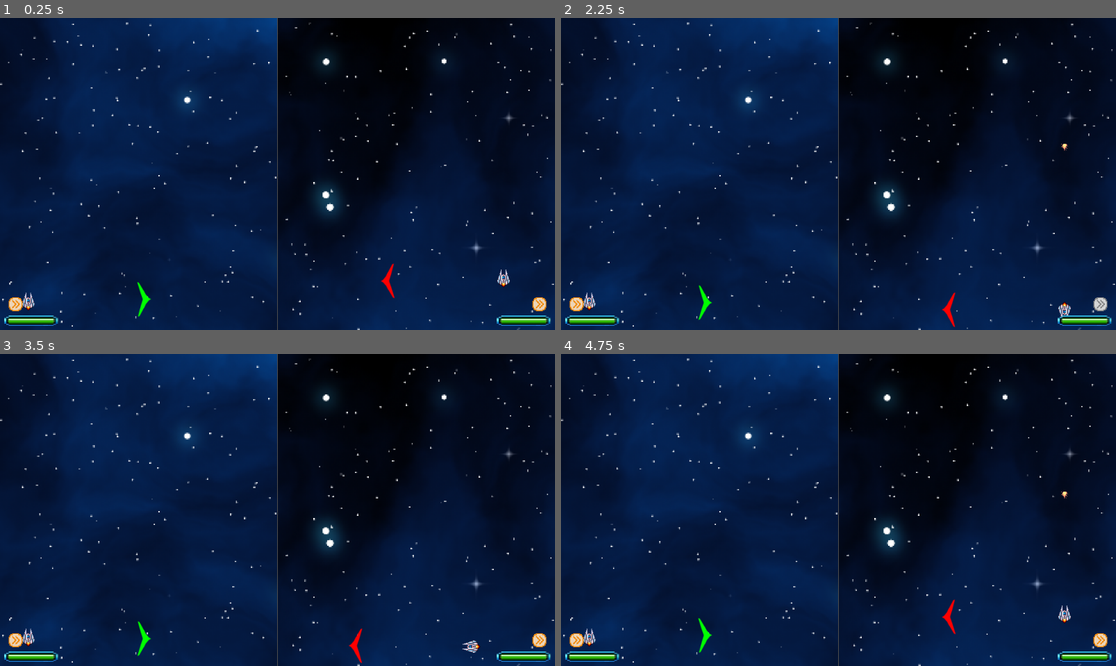
Above: before the commit, frames 1-4 (two rows, left to right).
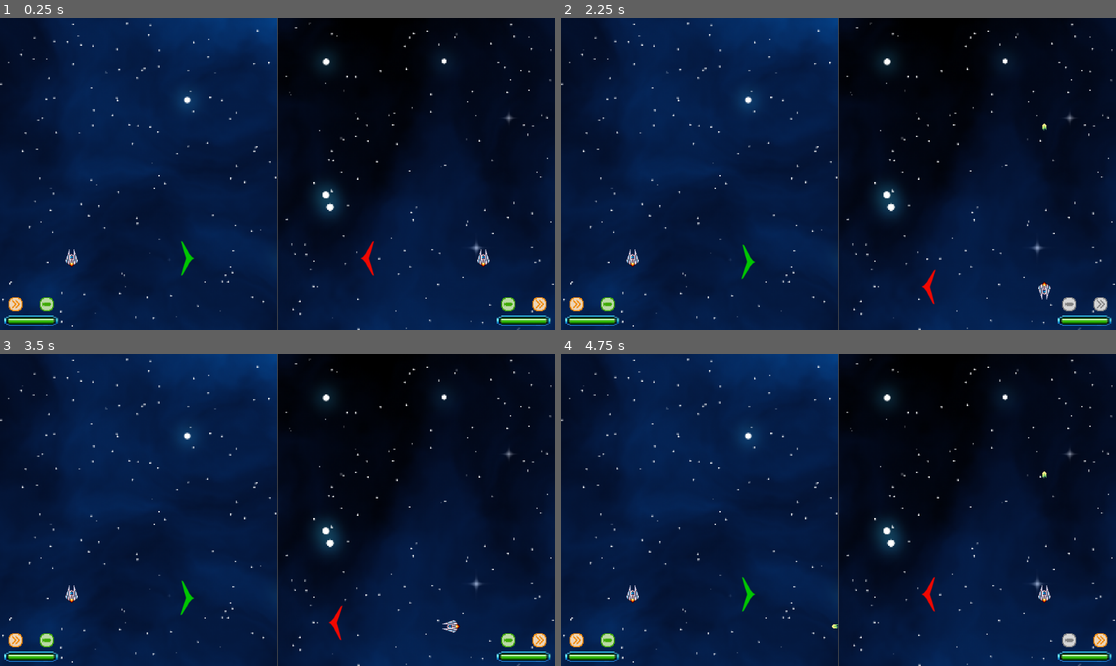
Above: after the commit, the same moments.

Repository: Draze999/Asteroiduel
Game: Godot game, scene res://splitscreen_camera.tscn
The game is run twice, just before and just after one commit, with the same random seed, the same clock (stepped at 60 frames per second) and the same inputs.
Inputs:
- Up to frame 1 (0.25 s): no input
- Up to frame 2 (2.25 s): tap Enter at 0.5 s; hold Space (ShootP2) 0.53-1.28 s; tap Ctrl (DashP2) at 1.35 s; tap Space (ShootP2) at 1.55 s; hold Space (ShootP2) from 2.03 s (still down); tap Down (MoveDownP2) at 2.1 s
- Up to frame 3 (3.5 s): tap Enter at 2.75 s; release Space (ShootP2) at 2.78 s; tap Left (MoveLeftP2) at 2.85 s; tap Space (ShootP2) at 3.05 s
- Up to frame 4 (4.75 s): hold Space (ShootP2) 3.53-4.28 s; tap Right (MoveRightP2) at 3.6 s; tap Up (MoveUpP2) at 4.35 s; tap Space (ShootP2) at 4.55 s

The runs differ from the first frame. In frame 1, 0.9% of the frame differs, in the area x 4-93%, y 71-96%; in frame 2, 0.9%; in frame 3, 0.9%; in frame 4, 0.9%, in the area x 4-93%, y 37-96%.

Commit message:
Added more recognition to ammo, limited shootrate and added collision to lose health

Diff:
--- a/HpBar1.gd
+++ b/HpBar1.gd
@@ -9,10 +9,13 @@
 
 var DashOn = load("res://Assets/DashButton.png")
 var DashOff = load("res://Assets/DashButtonOff.png")
+var ShootOn = load("res://Assets/Ammo.png")
+var ShootOff = load("res://Assets/AmmoOff.png")
 
 @onready var Player = get_node("../../HBoxContainer/SubViewPortP1/SubViewport/Level/Player1")
 
 @onready var ButtonDash = get_node("../CanDash1")
+@onready var ButtonShoot = get_node("../CanShoot1")
 
 # Called when the node enters the scene tree for the first time.
 func _ready():
@@ -35,3 +38,7 @@
 		ButtonDash.texture = DashOn
 	else:
 		ButtonDash.texture = DashOff
+	if (Player.canShoot == true):
+		ButtonShoot.texture = ShootOn
+	else:
+		ButtonShoot.texture = ShootOff
--- a/HpBar2.gd
+++ b/HpBar2.gd
@@ -9,10 +9,14 @@
 
 var DashOn = load("res://Assets/DashButton.png")
 var DashOff = load("res://Assets/DashButtonOff.png")
+var ShootOn = load("res://Assets/Ammo.png")
+var ShootOff = load("res://Assets/AmmoOff.png")
 
 @onready var Player = get_node("../../HBoxContainer/SubViewPortP1/SubViewport/Level/Player2")
 
 @onready var ButtonDash = get_node("../CanDash2")
+@onready var ButtonShoot = get_node("../CanShoot2")
+
 # Called when the node enters the scene tree for the first time.
 func _ready():
 	pass
@@ -34,3 +38,7 @@
 		ButtonDash.texture = DashOn
 	else:
 		ButtonDash.texture = DashOff
+	if (Player.canShoot == true):
+		ButtonShoot.texture = ShootOn
+	else:
+		ButtonShoot.texture = ShootOff
--- a/Main.tscn
+++ b/Main.tscn
@@ -130,5 +130,7 @@
 layer_0/tile_data = PackedInt32Array(-196617, 0, 2, -131081, 0, 2, 589815, 0, 2, 524279, 0, 2, 589816, 0, 2, 589817, 0, …(889 unchanged characters)…
 
 [node name="Player1" parent="." instance=ExtResource("2_4tevs")]
+position = Vector2(-900, 900)
 
 [node name="Player2" parent="." instance=ExtResource("3_bt7nt")]
+position = Vector2(900, 900)
--- a/bullet.gd
+++ b/bullet.gd
@@ -2,18 +2,30 @@
 
 const speed = 75000.0
 var timer = 3
+var ownerplayer:int
+var Bullet = load("res://Assets/bullet.png")
+@onready var bulletnode = get_node("./Sprite2D")
 
-func initi(dir:Vector2, delta):
+func initi(dir:Vector2, delta, player):
 	linear_velocity = speed * dir * delta
+	ownerplayer = player
+	if (player == 2):
+		set_collision_layer_value(4, false)
+		set_collision_layer_value(5, true)
+		set_collision_mask_value(3, false)
+		set_collision_mask_value(2, true)
+	else:
+		var newTexture = AtlasTexture.new()
+		newTexture.set_atlas(Bullet)
+		newTexture.region = Rect2(418,5,12,7)
+		bulletnode.texture = (newTexture)
 
 func _process(delta):
 	if (timer <= 0):
 		queue_free()
 	if (abs(linear_velocity.x) + abs(linear_velocity.y) < 25):
 		timer -= delta
-	if not(position.x < 3000 and position.x > -1000):
+	if not(position.x < 3000 and position.x > -1500):
 		queue_free()
-	if not(position.y < 3000 and position.y > -1000):
+	if not(position.y < 3000 and position.y > -1500):
 		queue_free()
-func _on_body_entered(body):
-	print("Poulet") # Replace with function body.
--- a/bullet.tscn
+++ b/bullet.tscn
@@ -1,11 +1,12 @@
-[gd_scene load_steps=9 format=3 uid="uid://d3v8occtflcc7"]
+[gd_scene load_steps=10 format=3 uid="uid://d3v8occtflcc7"]
 
 [ext_resource type="Texture2D" uid="uid://bo3b4katd7m5f" path="res://Assets/bullet.png" id="1_qjpss"]
 [ext_resource type="Script" path="res://bullet.gd" id="1_qviq5"]
+[ext_resource type="Texture2D" uid="uid://sjlban2qdfks" path="res://Assets/bulletgreen.png" id="2_gmpq3"]
 
 [sub_resource type="AtlasTexture" id="AtlasTexture_6wx3b"]
-atlas = ExtResource("1_qjpss")
-region = Rect2(132, 34, 12, 11)
+atlas = ExtResource("2_gmpq3")
+region = Rect2(418, 5, 12, 7)
 
 [sub_resource type="AtlasTexture" id="AtlasTexture_f6w4j"]
 atlas = ExtResource("1_qjpss")
@@ -37,11 +38,11 @@
 }]
 
 [sub_resource type="RectangleShape2D" id="RectangleShape2D_qsj24"]
-size = Vector2(12, 11)
+size = Vector2(12, 7)
 
 [node name="RigidBody2D" type="RigidBody2D"]
-collision_layer = 2
-collision_mask = 0
+collision_layer = 8
+collision_mask = 4
 script = ExtResource("1_qviq5")
 
 [node name="Sprite2D" type="Sprite2D" parent="."]
@@ -49,6 +50,7 @@
 texture = SubResource("AtlasTexture_6wx3b")
 
 [node name="AnimatedSprite2D" type="AnimatedSprite2D" parent="."]
+visible = false
 sprite_frames = SubResource("SpriteFrames_ekc3d")
 animation = &"bullet"
 frame_progress = 0.711263
--- a/player_1.gd
+++ b/player_1.gd
@@ -16,7 +16,9 @@
 @export var MaxDashResetTimer = 1
 var DashResetTimer = MaxDashResetTimer
 
-
+@export var canShoot = true
+@export var MaxShootResetTimer = 0.25
+var ShootResetTimer = MaxShootResetTimer
 
 # Get the gravity from the project settings to be synced with RigidBody nodes.
 var gravity = ProjectSettings.get_setting("physics/2d/default_gravity")
@@ -44,19 +46,25 @@
 	var curr_b = bullet.instantiate()
 	get_parent().add_child(curr_b)
 	curr_b.position = position
-	curr_b.initi(Vector2.from_angle(rotation - PI / 2), delta)
+	curr_b.initi(Vector2.from_angle(rotation - PI / 2), delta, 1)
 	curr_b.rotate(rotation - PI / 2)
 
 func _shoot(_delta):
-	if Input.is_action_just_pressed("ShootP1"):
-		spawn_bullet(_delta)
+	if Input.is_action_pressed("ShootP1") and canShoot:
+		spawn_bullet((_delta))
+		canShoot = false
+	elif not canShoot:
+		ShootResetTimer -= _delta
+	if ShootResetTimer <= 0:
+		ShootResetTimer = MaxShootResetTimer
+		canShoot = true
 
 func _physics_process(delta):
 	var directionX = Input.get_axis("MoveLeftP1", "MoveRightP1")
 	var directionY = Input.get_axis("MoveUpP1", "MoveDownP1")
 
 	distance = sqrt((directionX * directionX) + (directionY * directionY))
-	if (distance > 0.2):
+	if (distance > 0.05):
 		rotations = atan2(directionY, directionX) - rotation + PI/2
 		rotate(rotations)
 
@@ -65,3 +73,12 @@
 	_shoot(delta)
 	_dash(delta, Vector2(directionX, directionY))
 	move_and_slide()
+
+	for i in get_slide_collision_count():
+		var collision = get_slide_collision(i)
+		var collider = collision.get_collider()
+		if (collider.name == "TileMap" || collider.collision_layer != 16):
+			continue
+		var bulletno = get_node(collider.get_path())
+		bulletno.queue_free()
+		Health -= 1
--- a/player_1.tscn
+++ b/player_1.tscn
@@ -14,6 +14,8 @@
 
 [node name="Player1" type="CharacterBody2D"]
 position = Vector2(-975, 975)
+collision_layer = 2
+collision_mask = 17
 motion_mode = 1
 script = ExtResource("1_67idu")
 
@@ -25,7 +27,7 @@
 shape = SubResource("RectangleShape2D_2ohlm")
 
 [node name="Target" type="Sprite2D" parent="."]
-modulate = Color(0, 1, 0, 1)
+modulate = Color(0, 0.780392, 0, 1)
 scale = Vector2(0.5, 0.5)
 texture = ExtResource("3_lmuk3")
 script = ExtResource("3_hr6as")
--- a/player_2.gd
+++ b/player_2.gd
@@ -15,6 +15,10 @@
 var DashDirection = Vector2.ZERO
 @export var MaxDashResetTimer = 1
 var DashResetTimer = MaxDashResetTimer
+
+@export var canShoot = true
+@export var MaxShootResetTimer = 0.25
+var ShootResetTimer = MaxShootResetTimer
 
 # Get the gravity from the project settings to be synced with RigidBody nodes.
 var gravity = ProjectSettings.get_setting("physics/2d/default_gravity")
@@ -42,19 +46,25 @@
 	var curr_b = bullet.instantiate()
 	get_parent().add_child(curr_b)
 	curr_b.position = position
-	curr_b.initi(Vector2.from_angle(rotation - PI / 2), delta)
+	curr_b.initi(Vector2.from_angle(rotation - PI / 2), delta, 2)
 	curr_b.rotate(rotation - PI / 2)
 
 func _shoot(_delta):
-	if Input.is_action_just_pressed("ShootP2"):
-		spawn_bullet(_delta)
+	if Input.is_action_pressed("ShootP2") and canShoot:
+		spawn_bullet((_delta))
+		canShoot = false
+	elif not canShoot:
+		ShootResetTimer -= _delta
+	if ShootResetTimer <= 0:
+		ShootResetTimer = MaxShootResetTimer
+		canShoot = true
 
 func _physics_process(delta):
 	var directionX = Input.get_axis("MoveLeftP2", "MoveRightP2")
 	var directionY = Input.get_axis("MoveUpP2", "MoveDownP2")
 
 	distance = sqrt((directionX * directionX) + (directionY * directionY))
-	if (distance > 0.2):
+	if (distance > 0.05):
 		rotations = atan2(directionY, directionX) - rotation + PI/2
 		rotate(rotations)
 
@@ -63,3 +73,12 @@
 	_shoot(delta)
 	_dash(delta, Vector2(directionX, directionY))
 	move_and_slide()
+
+	for i in get_slide_collision_count():
+		var collision = get_slide_collision(i)
+		var collider = collision.get_collider()
+		if (collider.name == "TileMap" || collider.collision_layer != 8):
+			continue
+		var bulletno = get_node(collider.get_path())
+		bulletno.queue_free()
+		Health -= 1
--- a/player_2.tscn
+++ b/player_2.tscn
@@ -14,6 +14,8 @@
 
 [node name="Player2" type="CharacterBody2D"]
 position = Vector2(935, 935)
+collision_layer = 4
+collision_mask = 9
 motion_mode = 1
 script = ExtResource("1_5ebg0")
 
@@ -25,7 +27,7 @@
 shape = SubResource("RectangleShape2D_2ohlm")
 
 [node name="Target" type="Sprite2D" parent="."]
-modulate = Color(1, 0, 0, 1)
+modulate = Color(0.945098, 0.027451, 0, 1)
 scale = Vector2(0.5, 0.5)
 texture = ExtResource("3_tna8b")
 script = ExtResource("4_0t5fo")
--- a/project.godot
+++ b/project.godot
@@ -135,6 +135,11 @@
 2d_render/layer_1="Maps"
 2d_physics/layer_1="Map"
 2d_navigation/layer_1="Maps"
+2d_physics/layer_2="Player1"
+2d_physics/layer_3="Player2"
+2d_physics/layer_4="Bullet1"
+2d_physics/layer_5="Bullet2"
+2d_physics/layer_6="Planets"
 
 [physics]
 
--- a/splitscreen_camera.tscn
+++ b/splitscreen_camera.tscn
@@ -6,6 +6,7 @@
 [ext_resource type="Script" path="res://HpBar1.gd" id="4_bmmig"]
 [ext_resource type="Script" path="res://HpBar2.gd" id="5_v4tjm"]
 [ext_resource type="Texture2D" uid="uid://b2s63ry5uqgo" path="res://Assets/DashButton.png" id="6_n1kwn"]
+[ext_resource type="Texture2D" uid="uid://dqd0dsnneo77r" path="res://Assets/Ammo.png" id="7_fmgas"]
 
 [node name="Game" type="Node"]
 script = ExtResource("1_4tdqd")
@@ -89,3 +90,17 @@
 scale = Vector2(3, 3)
 texture = ExtResource("6_n1kwn")
 centered = false
+
+[node name="CanShoot1" type="Sprite2D" parent="HUD"]
+texture_filter = 1
+position = Vector2(138, 967)
+scale = Vector2(3, 3)
+texture = ExtResource("7_fmgas")
+centered = false
+
+[node name="CanShoot2" type="Sprite2D" parent="HUD"]
+texture_filter = 1
+position = Vector2(1734, 967)
+scale = Vector2(3, 3)
+texture = ExtResource("7_fmgas")
+centered = false
Binary file added: Assets/Ammo.png
Not shown, added: Assets/Ammo.png.import
Binary file added: Assets/AmmoOff.png
Not shown, added: Assets/AmmoOff.png.import
Binary file added: Assets/bulletblue.png
Not shown, added: Assets/bulletblue.png.import
Binary file added: Assets/bulletgreen.png
Not shown, added: Assets/bulletgreen.png.import
Not shown: 1 places in splitscreen_camera.tscn that only renumber resources
